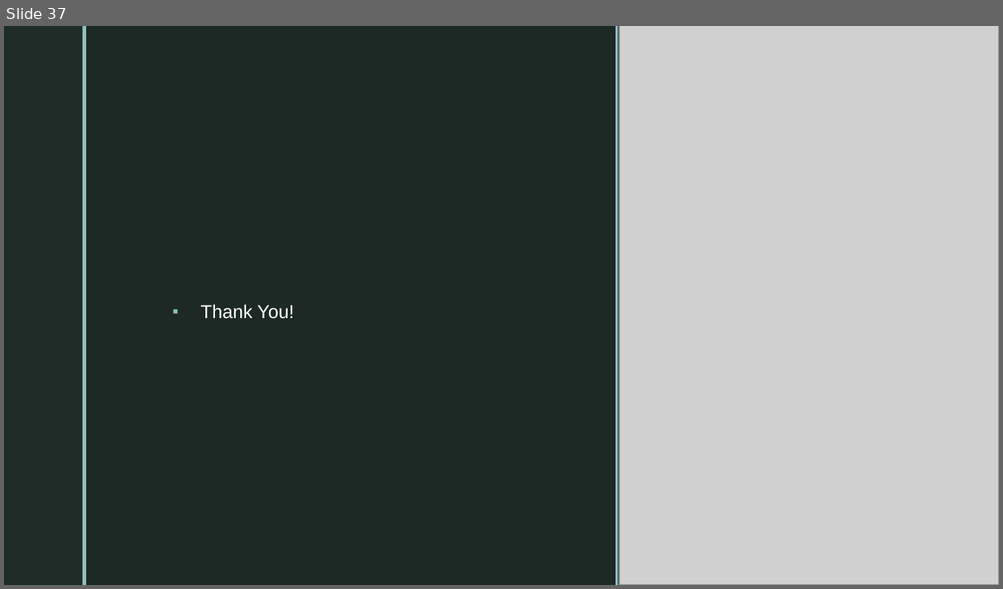
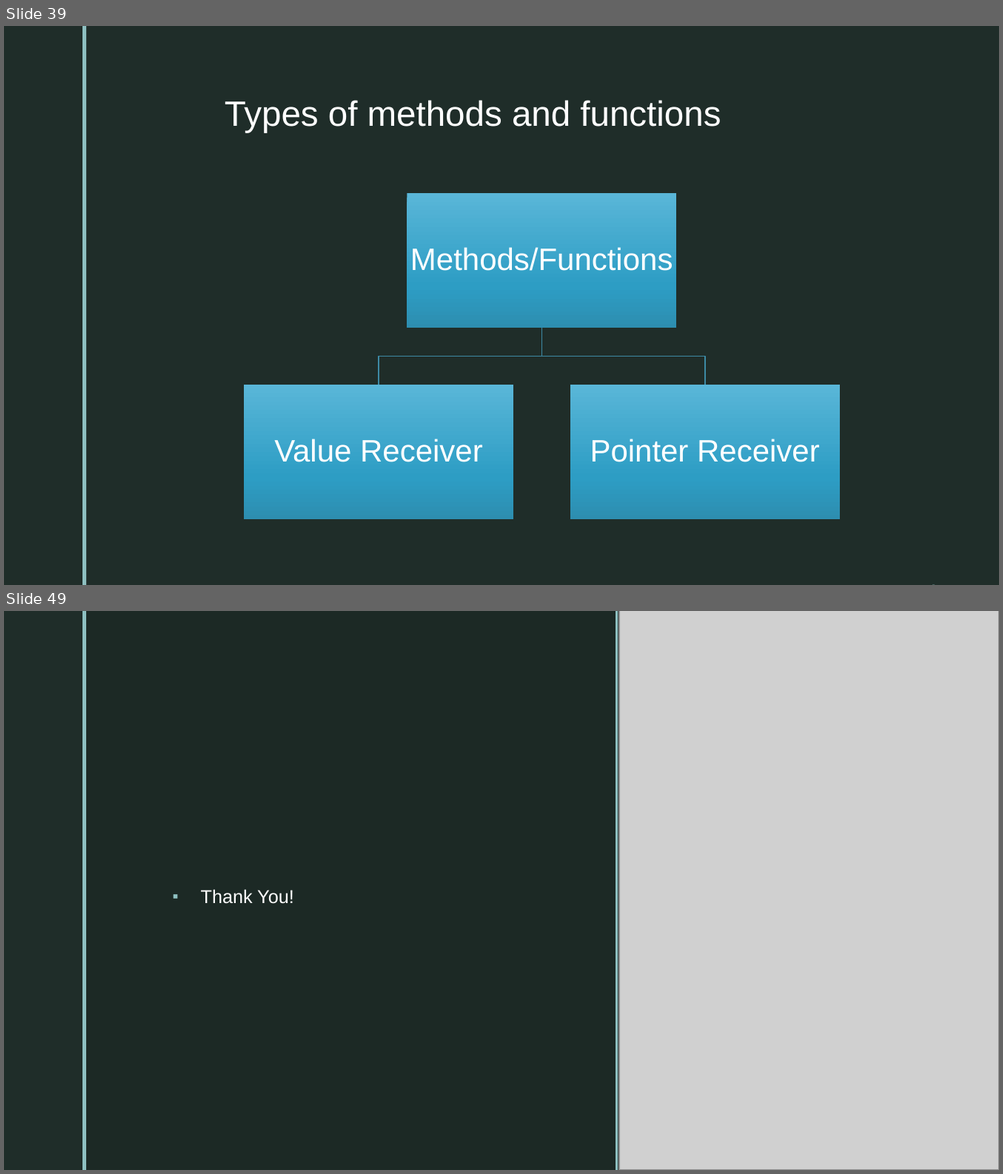
Before and after one commit to purvendra-k/goGaga, a slide deck: GoLangDataStructures.pptx. Shown one above the other, each under a label of ours: slide 37 before the commit, slides 39 and 49 after it; the slides between them are not shown. The pictures are 1003x589 and 1003x1174 pixels, drawn with LibreOffice and Linux fonts; fonts in the diff are those of the drawing; grey boxes stand for pictures; background and template pictures are left out. Boxes give left, top, right and bottom in pixels: in the first picture for what was removed or moved away, otherwise in the second. Text is boxed around its words. In the diff, an @@ line names an element or a change of style, - is before the commit and + after.

```diff
--- a/GoLangDataStructures.pptx
+++ b/GoLangDataStructures.pptx
@@ slide 39 added at bbox=[4, 26, 999, 585], background picture (left out); not listed: 2 template elements that a slide beside it also shows @@
@@ rectangle added at bbox=[4, 26, 999, 585], fill #1F2D29 @@
@@ rectangle added at bbox=[4, 26, 82, 585], fill #1F2D29 @@
@@ rectangle added at bbox=[82, 26, 86, 585], fill #8EC0C1 @@
@@ title added at bbox=[225, 100, 720, 133], 34 pt, text #FFFFFF @@
+Types of methods and functions
@@ group added at bbox=[244, 193, 839, 520]: 3 rectangles, 3 texts, 2 freeform shapes @@
+Methods/Functions
+Value Receiver
+Pointer Receiver
@@ what was slide 37 is now slide 49 @@
```
Also in this commit, not shown: 1 slide changed, 11 other slides added, 6 other files.
